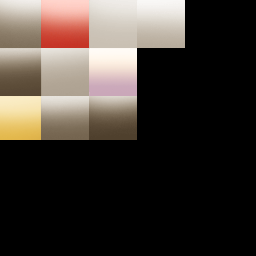
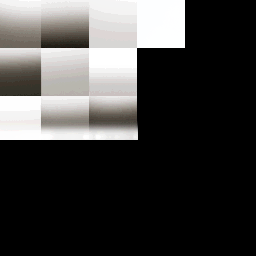
Comparing the layer stacks of the two 256 x 256 images. Changes:
added group "Corrupted effects" with 7 layers above "Color swatches" over [0, 0, 185, 140]
added layer "White values - bottom" in group "Corrupted effects" over [0, 0, 185, 140]
added layer "Chakra color - Black overlay" in group "Corrupted effects" over [41, 0, 89, 48]
renamed "Brightness/Contrast 1" to "Color swatches", painted on it, unmasked it over [0, 0, 185, 140]
removed layer "Group 2 copy 3" over [0, 0, 185, 140]
removed layer "Background" over [0, 0, 185, 140]
